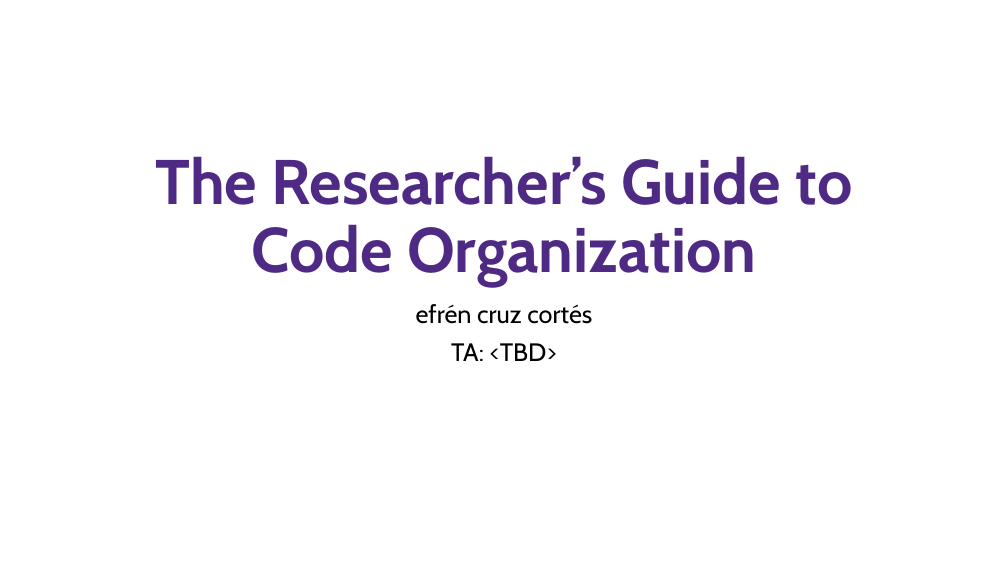
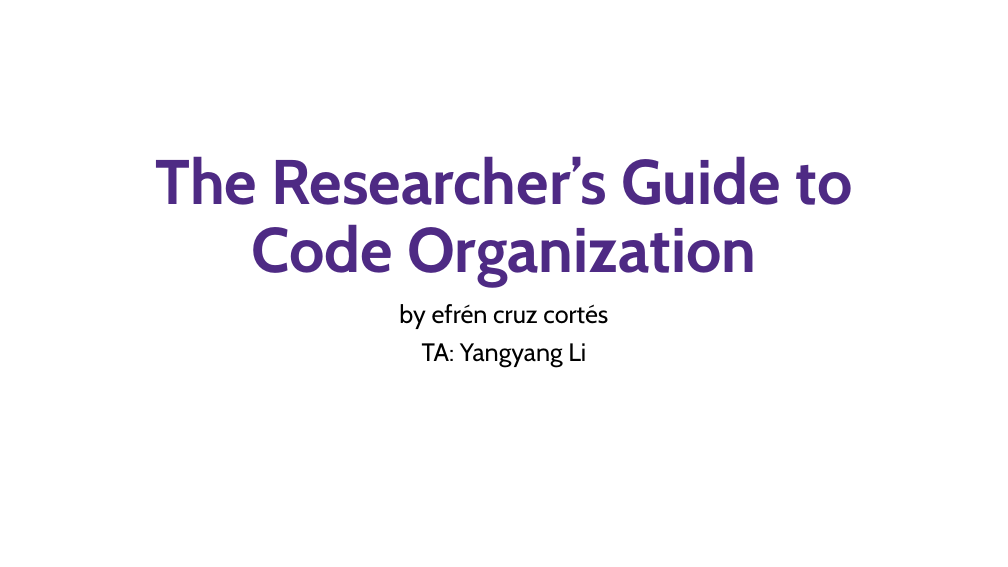
Before and after one commit to nuitrcs/researchers_guide_to_code_organization, a slide deck: slide 1 of researchers_guide_to_code_organization_day_1.pptx. Drawn at 1008x567 pixels with LibreOffice and Linux fonts; fonts in the diff are those of the drawing. Boxes give left, top, right and bottom in pixels: in the first picture for what was removed or moved away, otherwise in the second. Text is boxed around its words. In the diff, an @@ line names an element or a change of style, - is before the commit and + after.

```diff
--- a/researchers_guide_to_code_organization_day_1.pptx
+++ b/researchers_guide_to_code_organization_day_1.pptx
@@ subtitle at box(399, 304, 608, 367): text changed @@
-efrén cruz cortés
-TA: <TBD>
+by efrén cruz cortés
+TA: Yangyang Li
```
Also in this commit, not shown: 5 other slides changed, 2 slides added, 24 other files.
